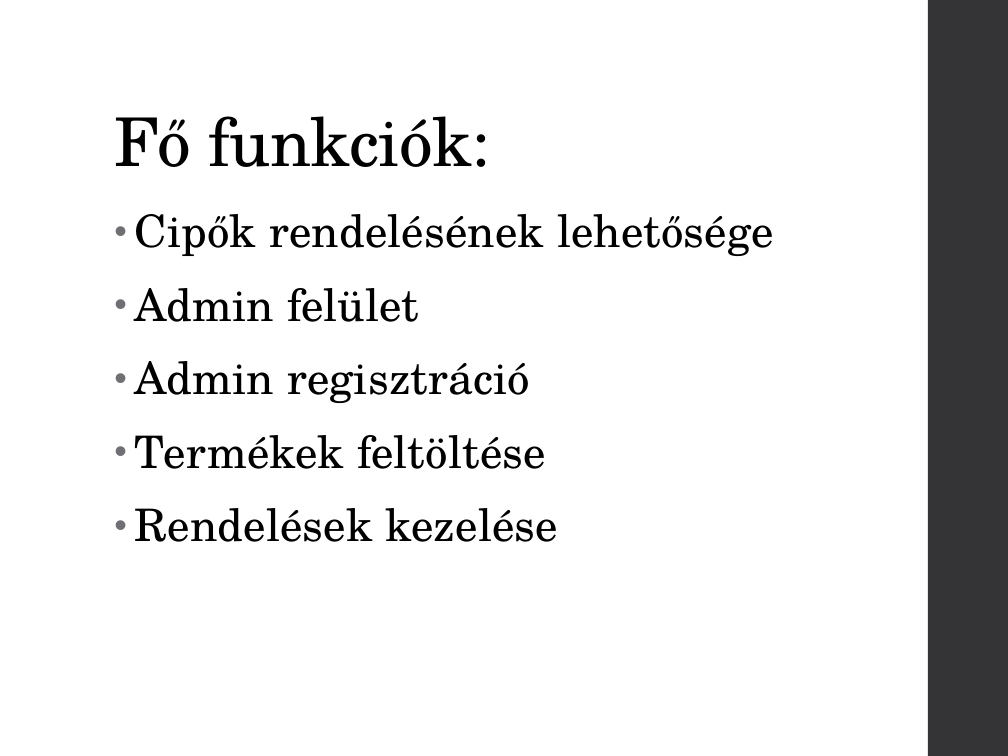
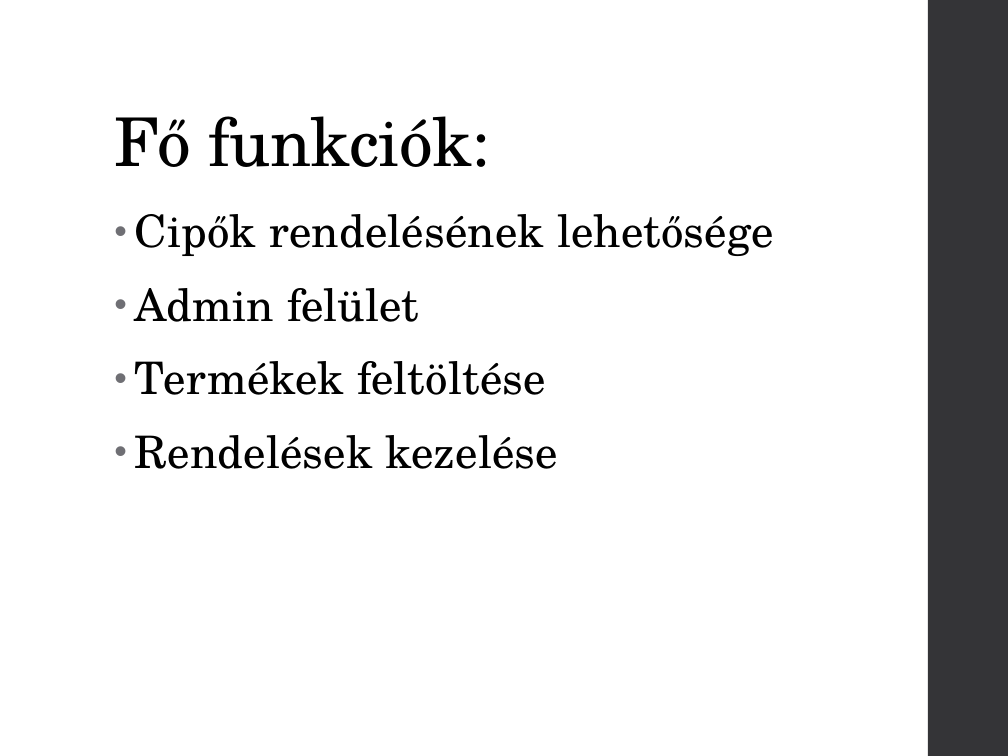
Before and after one commit to Greg1629/zarodolgozat, a slide deck: slide 3 of Lakos_Gergő_vedes.pptx. Drawn at 1008x756 pixels with LibreOffice and Linux fonts; fonts in the diff are those of the drawing. Boxes give left, top, right and bottom in pixels: in the first picture for what was removed or moved away, otherwise in the second. Text is boxed around its words. In the diff, an @@ line names an element or a change of style, - is before the commit and + after.

```diff
--- a/Lakos_Gergő_vedes.pptx
+++ b/Lakos_Gergő_vedes.pptx
@@ text at box(135, 361, 530, 403): paragraph removed @@
-• Admin regisztráció
```
Also in this commit, not shown: 2 other slides changed, 1 slide added, 4 slides removed.
